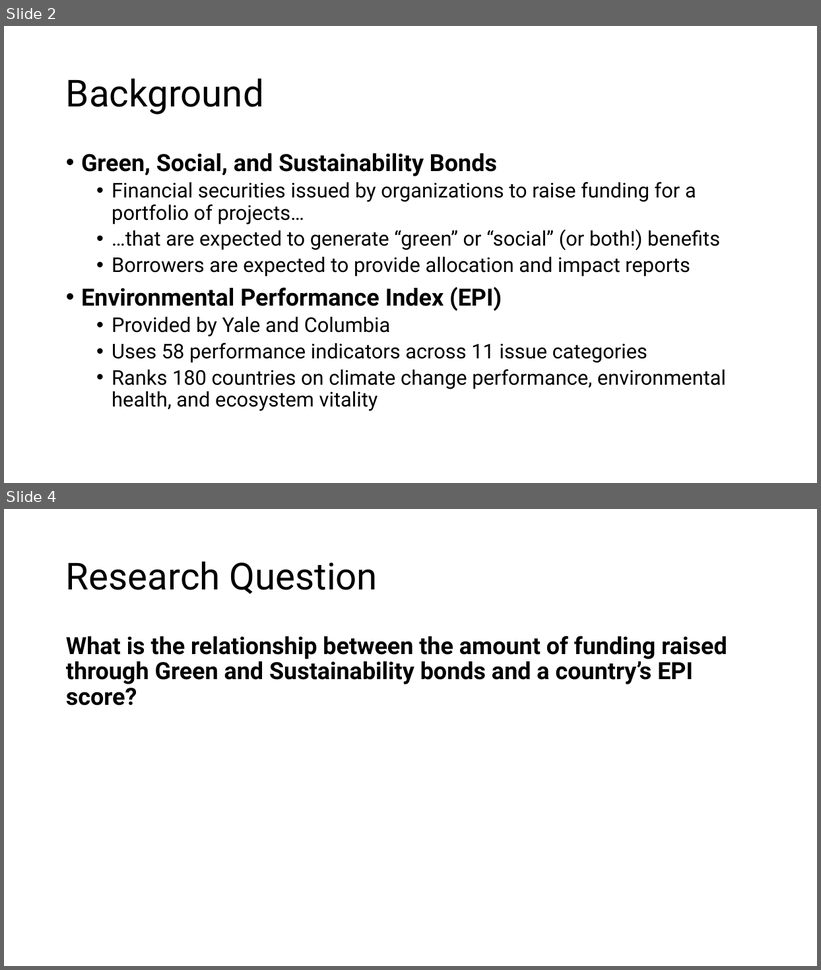
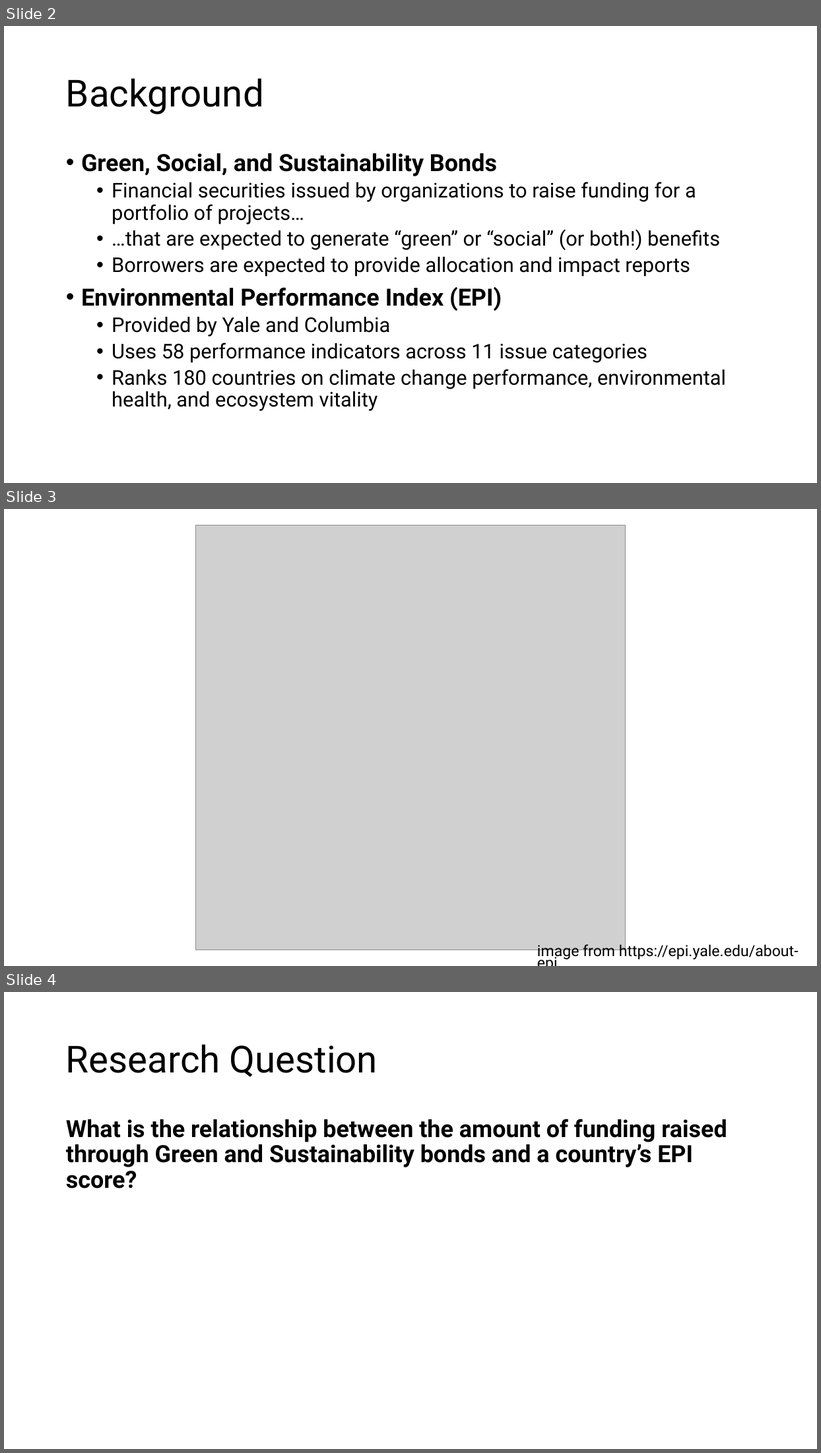
Before and after one commit to hirokurachi/final, a slide deck: final_slides.pptx. Shown one above the other, each under a label of ours: slides 2 and 4 before the commit, slides 2, 3 and 4 after it; the slides between them are not shown. The pictures are 821x970 and 821x1453 pixels, drawn with LibreOffice and Linux fonts; fonts in the diff are those of the drawing; grey boxes stand for pictures. Boxes give left, top, right and bottom in pixels: in the first picture for what was removed or moved away, otherwise in the second. Text is boxed around its words. In the diff, an @@ line names an element or a change of style, - is before the commit and + after.

Commit message:
Changed the plot images

```diff
--- a/final_slides.pptx
+++ b/final_slides.pptx
@@ slide 3 added at (4,509,817,966), background #FFFFFF @@
@@ picture added at (195,525,626,951) @@
@@ text added at (537,943,799,960), 18 pt, text #000000 @@
+image from https://epi.yale.edu/about-epi
```
Also in this commit, not shown: 1 slide removed, 1 other file.
